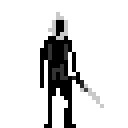
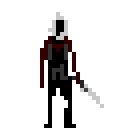
Layer changes from the first 128px x 128px image to the second:
painted on "body" over <box>40,36,80,88</box>
